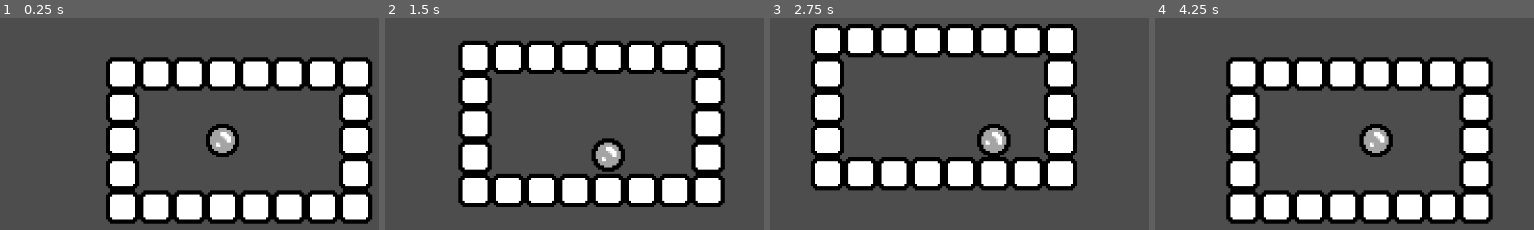
Above: before the commit, frames 1-4 (left to right).
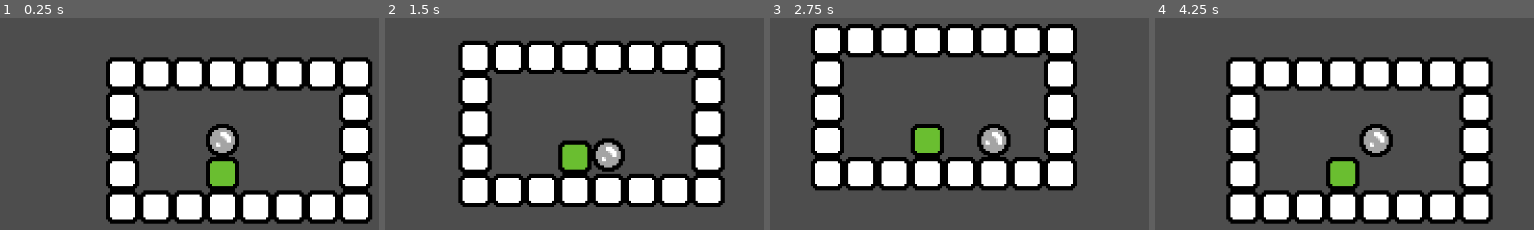
Above: after the commit, the same moments.

Repository: AmazingMiao/bubble-hustle-puzzle
Game: Godot game, scene res://Scenes/level_test.tscn
Two runs of this game, one before a commit and one after it. Both use one fixed random seed, a clock stepped at 60 frames per second and the inputs below.
Inputs:
- Up to frame 1 (0.25 s): no input
- Up to frame 2 (1.5 s): tap Enter at 0.5 s; hold D (player_move_right) 0.53-1.28 s; hold S (player_move_down) from 1.28 s (still down)
- Up to frame 3 (2.75 s): release S (player_move_down) at 2.03 s; hold D (player_move_right) from 2.03 s (still down)
- Up to frame 4 (4.25 s): release D (player_move_right) at 2.78 s; hold W (player_move_up) 2.78-3.53 s; hold A (player_move_left) from 3.53 s (still down)

The runs differ from the first frame. In frame 1, 1.3% of the frame differs, in the area x 54-64%, y 65-82%; in frame 2, 1.4%, in the area x 45-55%, y 57-74%; in frame 3, 1.3%; in frame 4, 1.4%.

Commit message:
增加了一个新对象

Diff:
--- a/Scenes/level_test.tscn
+++ b/Scenes/level_test.tscn
@@ -31,6 +31,24 @@
 physics_layer_0/collision_layer = 1
 sources/0 = SubResource("TileSetAtlasSource_vr3ky")
 
+[sub_resource type="AtlasTexture" id="AtlasTexture_b4nla"]
+atlas = ExtResource("1_a4ti5")
+region = Rect2(0, 16, 16, 16)
+
+[sub_resource type="SpriteFrames" id="SpriteFrames_plb5g"]
+animations = [{
+"frames": [{
+"duration": 1.0,
+"texture": SubResource("AtlasTexture_b4nla")
+}],
+"loop": true,
+"name": &"Idle",
+"speed": 2.0
+}]
+
+[sub_resource type="RectangleShape2D" id="RectangleShape2D_57jc2"]
+size = Vector2(15.8, 15.8)
+
 [node name="Level_Test" type="Node2D"]
 
 [node name="Block" type="TileMapLayer" parent="."]
@@ -41,7 +59,22 @@
 
 [node name="Player" parent="." instance=ExtResource("2_mv4vq")]
 position = Vector2(0, -16)
+collision_layer = 3
+collision_mask = 3
 gravity_scale = 0.0
 lock_rotation = true
 freeze_mode = 1
 script = ExtResource("3_i46j4")
+
+[node name="Box" type="RigidBody2D" parent="."]
+collision_layer = 2
+collision_mask = 3
+gravity_scale = 0.0
+lock_rotation = true
+
+[node name="AnimatedSprite2D" type="AnimatedSprite2D" parent="Box"]
+sprite_frames = SubResource("SpriteFrames_plb5g")
+animation = &"Idle"
+
+[node name="CollisionShape2D" type="CollisionShape2D" parent="Box"]
+shape = SubResource("RectangleShape2D_57jc2")
--- a/Scenes/player.tscn
+++ b/Scenes/player.tscn
@@ -3,7 +3,7 @@
 [ext_resource type="Texture2D" uid="uid://d066xebii1cmy" path="res://Resources/Aseprite/player-Sheet.png" id="1_3gmno"]
 
 [sub_resource type="CircleShape2D" id="CircleShape2D_pobw1"]
-radius = 8.0
+radius = 7.9
 
 [sub_resource type="AtlasTexture" id="AtlasTexture_5kg8u"]
 atlas = ExtResource("1_3gmno")
Not shown: 1 places in Scenes/level_test.tscn that only renumber resources
